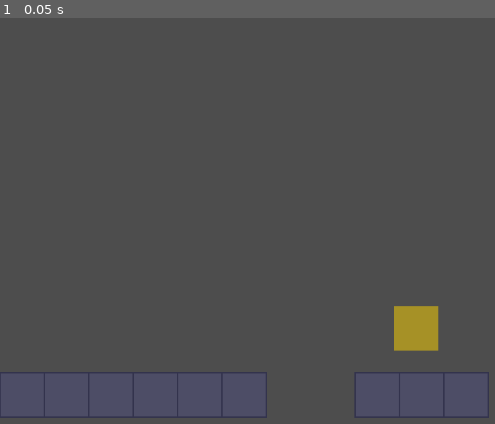
Above: before the commit, frame 1.
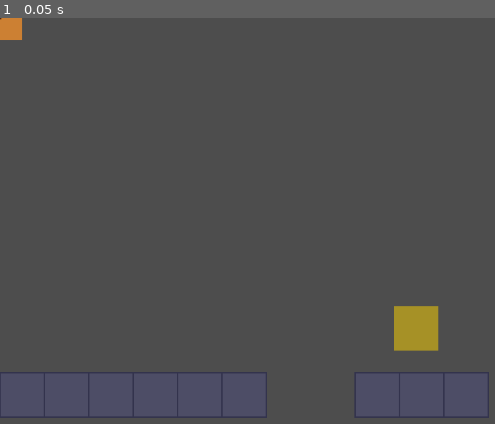
Above: after the commit, the same moment.

Repository: Naoki-kubo64/AI-Action
Game: Godot game, scene res://scenes/levels/Level_2-4.tscn
The game is run twice, just before and just after one commit, with the same random seed, the same clock (stepped at 60 frames per second) and the same inputs. This scene is started directly instead of the project's main scene.
Inputs:
- Up to frame 1 (0.05 s): no input

The runs differ from the first frame. In frame 1, 0.2% of the frame differs, in the area x 0-5%, y 0-6%.

Commit message:
fix: inline PushableBox in Level 2-4 and force z-index visibility

Diff:
--- a/scenes/levels/Level_2-4.tscn
+++ b/scenes/levels/Level_2-4.tscn
@@ -1,9 +1,11 @@
 [gd_scene load_steps=5 format=3 uid="uid://level2-4"]
 
-[ext_resource type="PackedScene" path="res://scenes/objects/pushable_box.tscn" id="1_box"]
 [ext_resource type="PackedScene" path="res://scenes/block.tscn" id="2_block"]
 
 [sub_resource type="RectangleShape2D" id="RectangleShape2D_goal"]
+size = Vector2(64, 64)
+
+[sub_resource type="RectangleShape2D" id="RectangleShape2D_box"]
 size = Vector2(64, 64)
 
 [sub_resource type="GDScript" id="GDScript_goal"]
@@ -30,9 +32,35 @@
 [node name="Block6" parent="FloorStart" instance=ExtResource("2_block")]
 position = Vector2(320, 512)
 
-# The Box
-[node name="PushableBox" parent="." instance=ExtResource("1_box")]
+# The Box (Inline)
+[node name="PushableBox" type="RigidBody2D" parent="."]
 position = Vector2(200, 448)
+collision_layer = 1
+collision_mask = 1
+mass = 5.0
+lock_rotation = true
+z_index = 5
+
+[node name="CollisionShape2D" type="CollisionShape2D" parent="PushableBox"]
+shape = SubResource("RectangleShape2D_box")
+
+[node name="ColorRect" type="ColorRect" parent="PushableBox"]
+offset_left = -32.0
+offset_top = -32.0
+offset_right = 32.0
+offset_bottom = 32.0
+color = Color(0.8, 0.5, 0.2, 1)
+
+[node name="ReferenceRect" type="ReferenceRect" parent="PushableBox/ColorRect"]
+layout_mode = 1
+anchors_preset = 15
+anchor_right = 1.0
+anchor_bottom = 1.0
+grow_horizontal = 2
+grow_vertical = 2
+border_color = Color(0.3, 0.15, 0.05, 1.0)
+border_width = 4.0
+editor_only = false
 
 # The Pit (Gap from 384 to 512)
 [node name="PitFloor" type="Node2D" parent="."]
